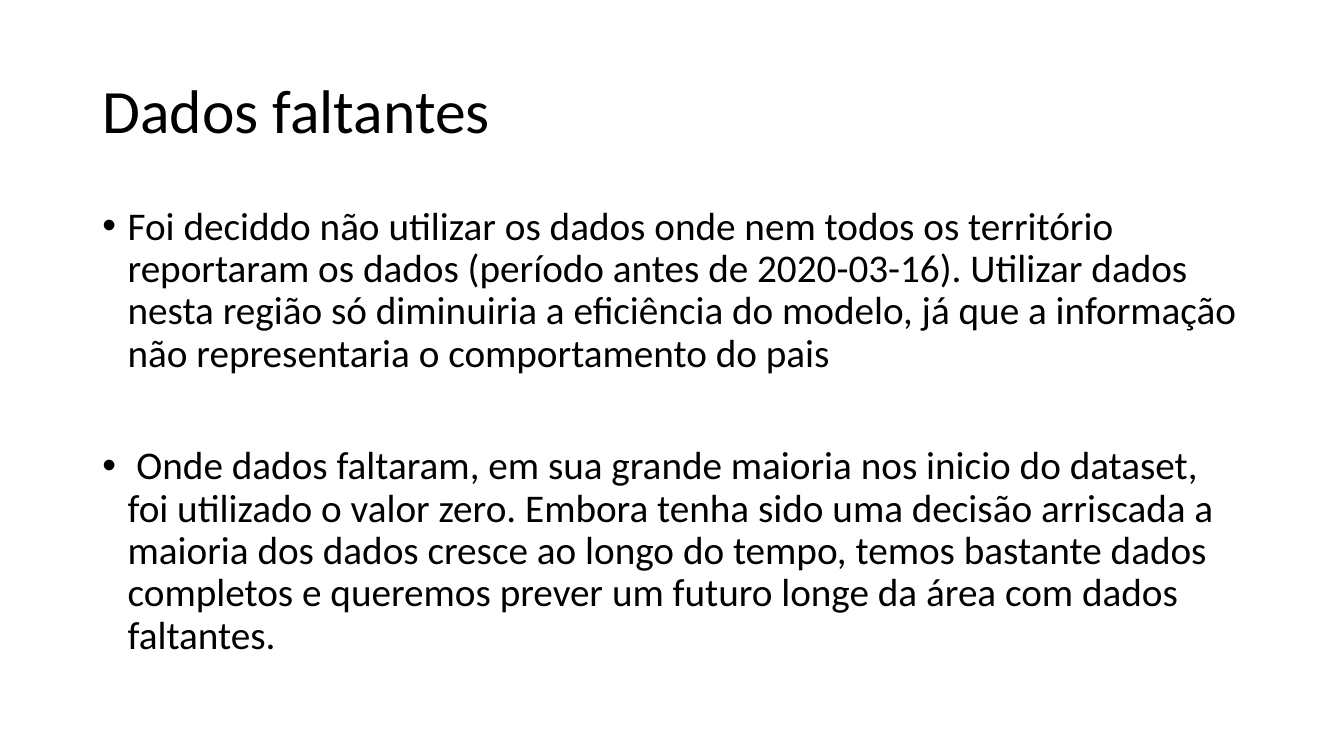
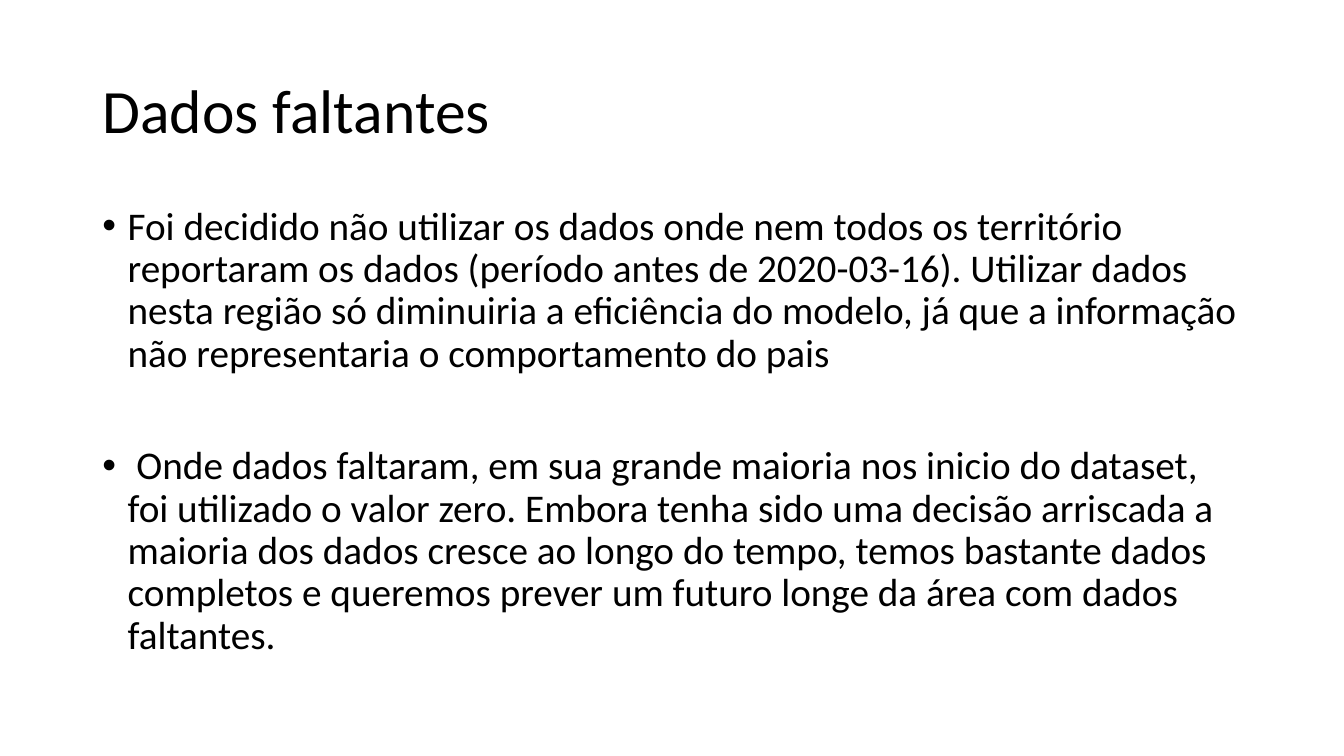
Before and after one commit to rodrigo-neumann/Stone-Age-Covid-project, a slide deck: slide 4 of Stone Age_apresentação.pptx. Drawn at 1344x756 pixels with LibreOffice and Linux fonts; fonts in the diff are those of the drawing. Boxes give left, top, right and bottom in pixels: in the first picture for what was removed or moved away, otherwise in the second. Text is boxed around its words. In the diff, an @@ line names an element or a change of style, - is before the commit and + after.

```diff
--- a/Stone Age_apresentação.pptx
+++ b/Stone Age_apresentação.pptx
@@ text at (128,212,1236,374): text changed @@
-• Foi deciddo não utilizar os dados onde nem todos os território reportaram os dados (período antes de 2020-03-16). Utilizar dados nesta região só diminuiria a eficiência do modelo, já que a informação não representaria o comportamento do pais
+• Foi decidido não utilizar os dados onde nem todos os território reportaram os dados (período antes de 2020-03-16). Utilizar dados nesta região só diminuiria a eficiência do modelo, já que a informação não representaria o comportamento do pais
```
Also in this commit, not shown: 1 other slide changed.
